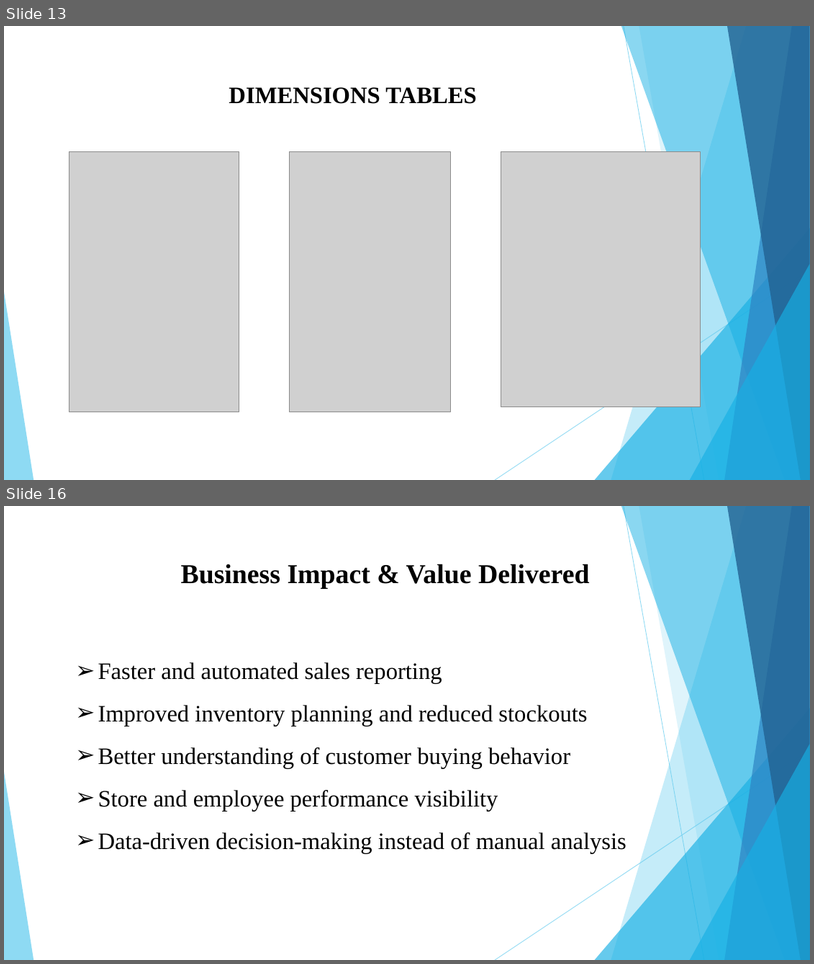
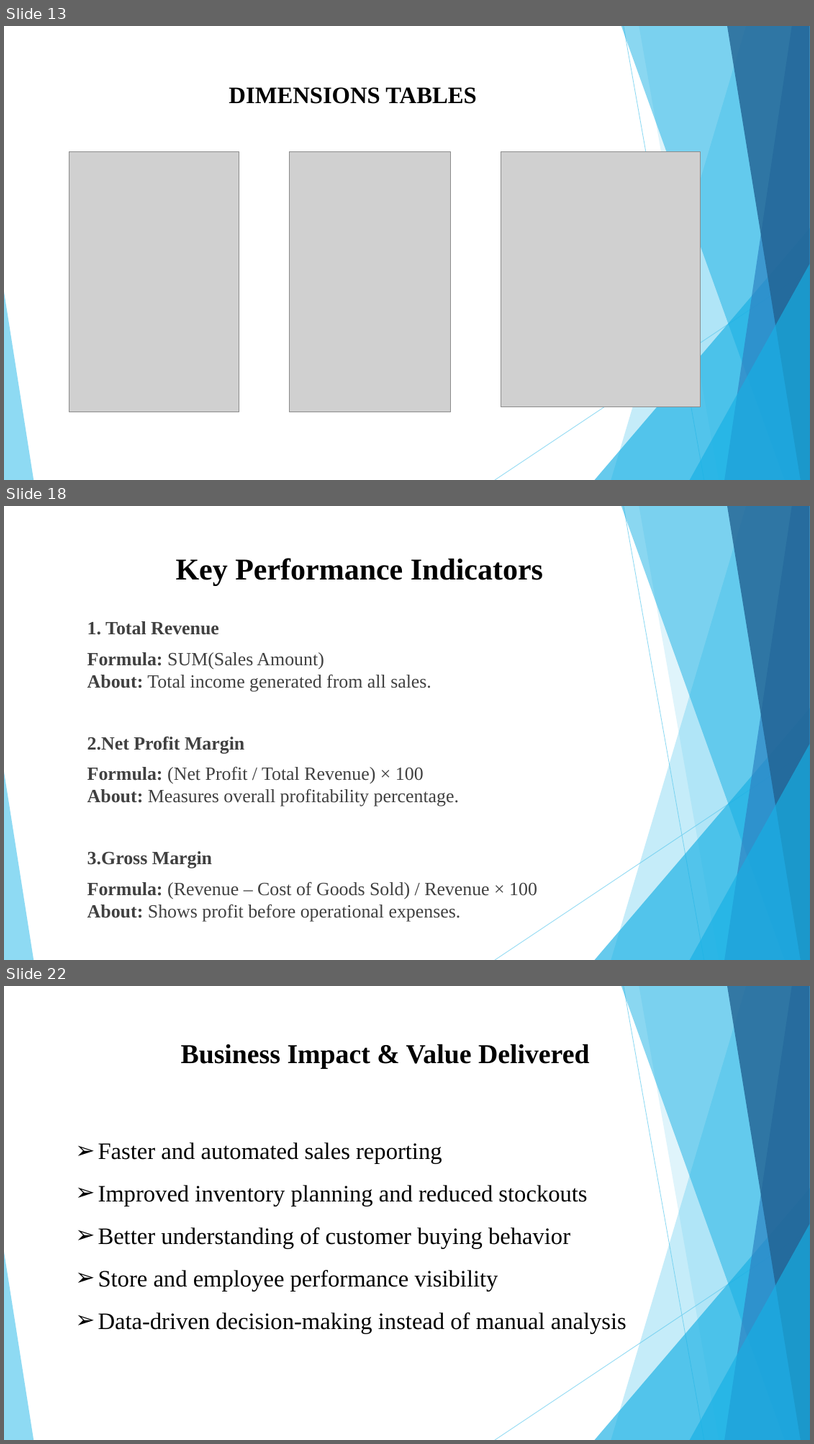
Before and after one commit to HemalaR/Smart-Analytics-For-Fashion-Sales, a slide deck: Smart Retail Analytics for Fashion Sales (1).pptx. Shown one above the other, each under a label of ours: slides 13 and 16 before the commit, slides 13, 18 and 22 after it; the slides between them are not shown. The pictures are 814x964 and 814x1444 pixels, drawn with LibreOffice and Linux fonts; fonts in the diff are those of the drawing; grey boxes stand for pictures. Boxes give left, top, right and bottom in pixels: in the first picture for what was removed or moved away, otherwise in the second. Text is boxed around its words. In the diff, an @@ line names an element or a change of style, - is before the commit and + after.

```diff
--- a/Smart Retail Analytics for Fashion Sales (1).pptx
+++ b/Smart Retail Analytics for Fashion Sales (1).pptx
@@ slide 18 added at [4, 506, 810, 960], background #FFFFFF; not listed: 10 template elements that a slide beside it also shows @@
@@ title added at [176, 558, 543, 585], 36 pt, text #000000, bold @@
+Key Performance Indicators
@@ text added at [88, 621, 538, 921], 22.2 pt, text #404040 @@
+1. Total Revenue
+Formula: SUM(Sales Amount)
+About: Total income generated from all sales.
+2.Net Profit Margin
+Formula: (Net Profit / Total Revenue) × 100
+About: Measures overall profitability percentage.
+3.Gross Margin
+Formula: (Revenue – Cost of Goods Sold) / Revenue × 100
+About: Shows profit before operational expenses.
@@ what was slide 16 is now slide 22 @@
```
Also in this commit, not shown: 7 slides changed, 19 other slides added, 3 slides removed, 21 other files.
